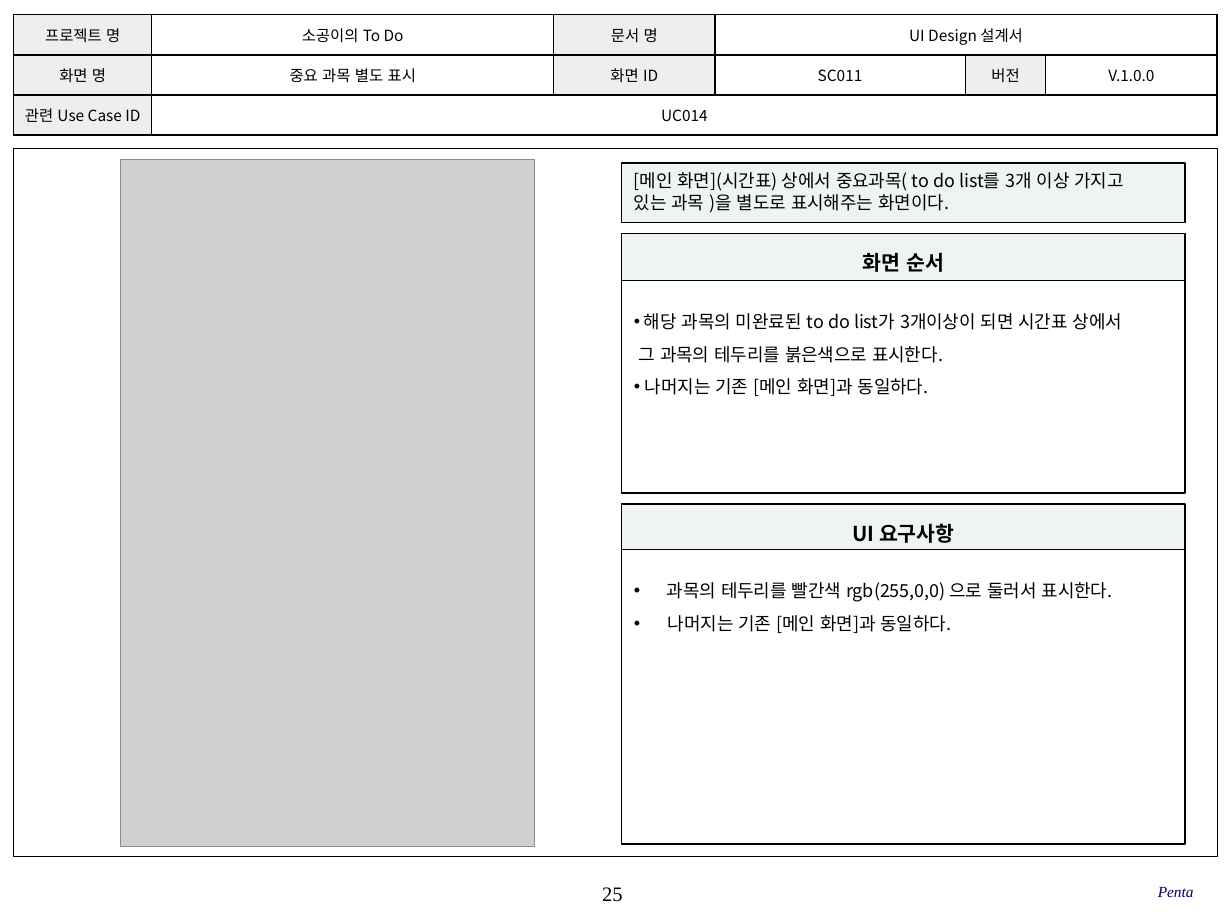
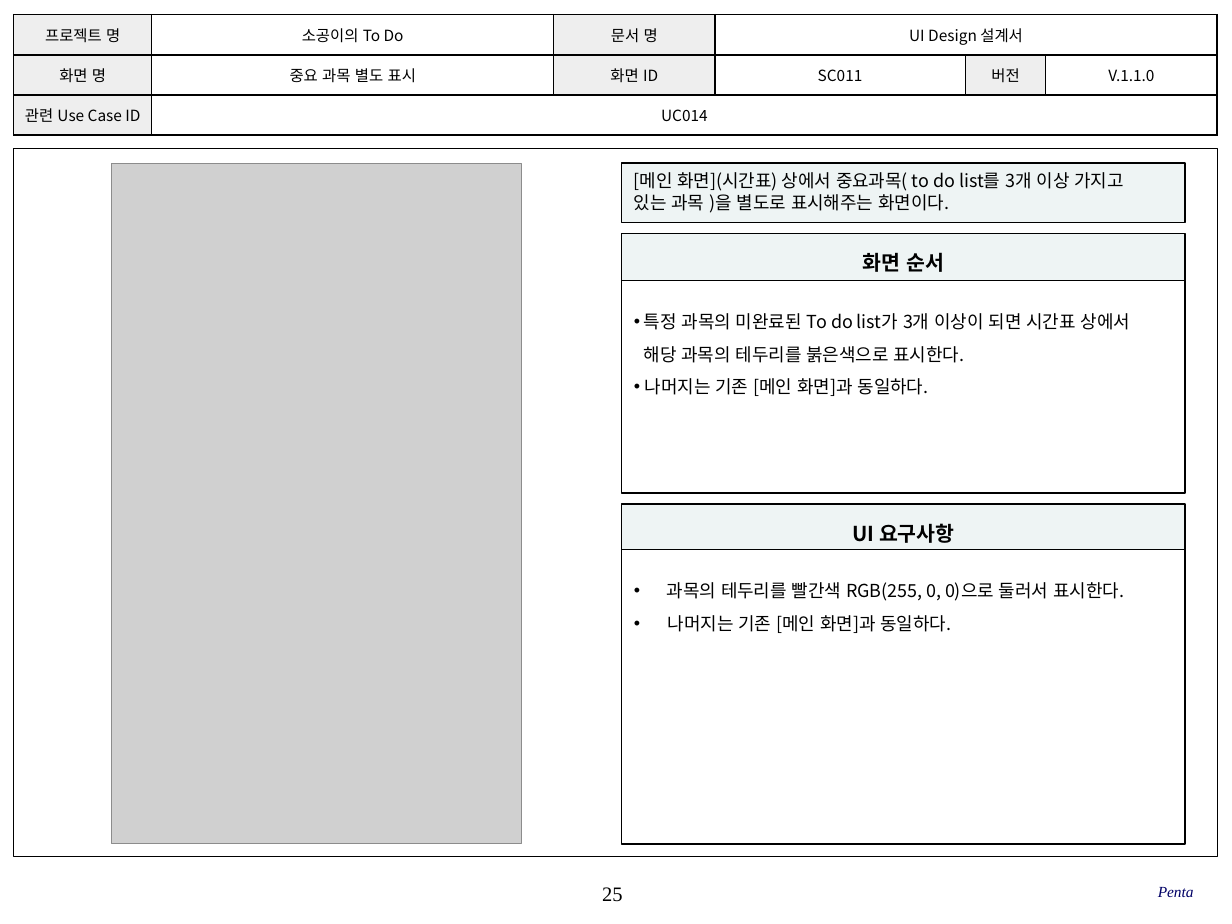
Before and after one commit to SE-admin/SE2017_5_mixharmony, a slide deck: slide 25 of doc/3_ 설계서/UI Design_05_penta.pptx. Drawn at 1232x924 pixels with LibreOffice and Linux fonts; fonts in the diff are those of the drawing; grey boxes stand for pictures; background and template pictures are left out. Boxes give left, top, right and bottom in pixels: in the first picture for what was removed or moved away, otherwise in the second. Text is boxed around its words. In the diff, an @@ line names an element or a change of style, - is before the commit and + after.

```diff
--- a/doc/3_ 설계서/UI Design_05_penta.pptx
+++ b/doc/3_ 설계서/UI Design_05_penta.pptx
@@ table at (x1=14, y1=15, x2=1216, y2=136) @@
-row 2, column 6: V.1.0.0
+row 2, column 6: V.1.1.0
@@ picture resized from (x1=121, y1=160, x2=535, y2=846) to (x1=111, y1=163, x2=521, y2=843) @@
@@ text in rectangle at (x1=644, y1=313, x2=1130, y2=363): text changed @@
-• 해당 과목의 미완료된 to do list가 3개이상이 되면 시간표 상에서
-그 과목의 테두리를 붉은색으로 표시한다.
+• 특정 과목의 미완료된 To do list가 3개 이상이 되면 시간표 상에서
+해당 과목의 테두리를 붉은색으로 표시한다.
@@ text in rectangle at (x1=667, y1=582, x2=1124, y2=601): text changed @@
-• 과목의 테두리를 빨간색 rgb(255,0,0) 으로 둘러서 표시한다.
+• 과목의 테두리를 빨간색 RGB(255, 0, 0)으로 둘러서 표시한다.
```
Also in this commit, not shown: 32 other slides changed, 4 slides added.
